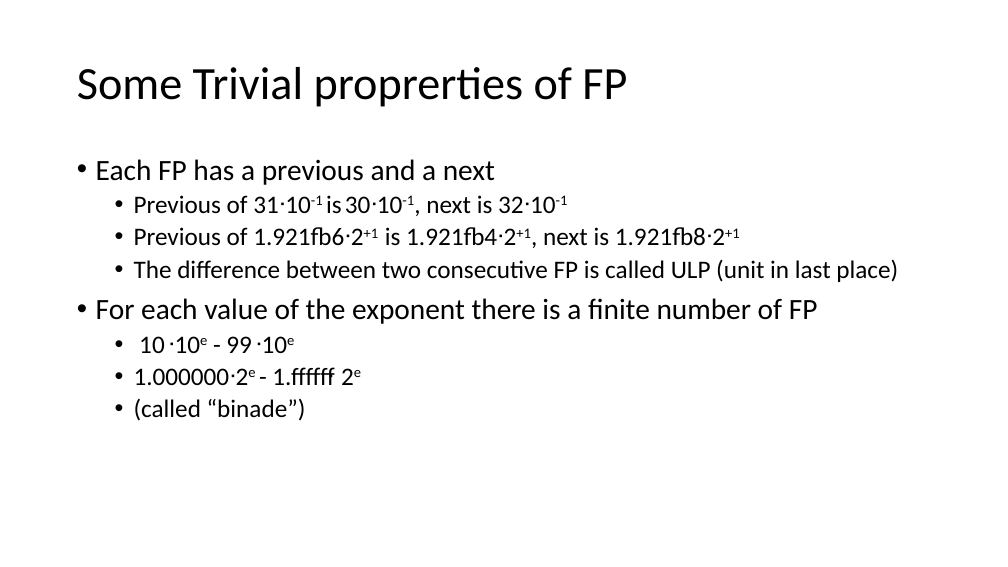
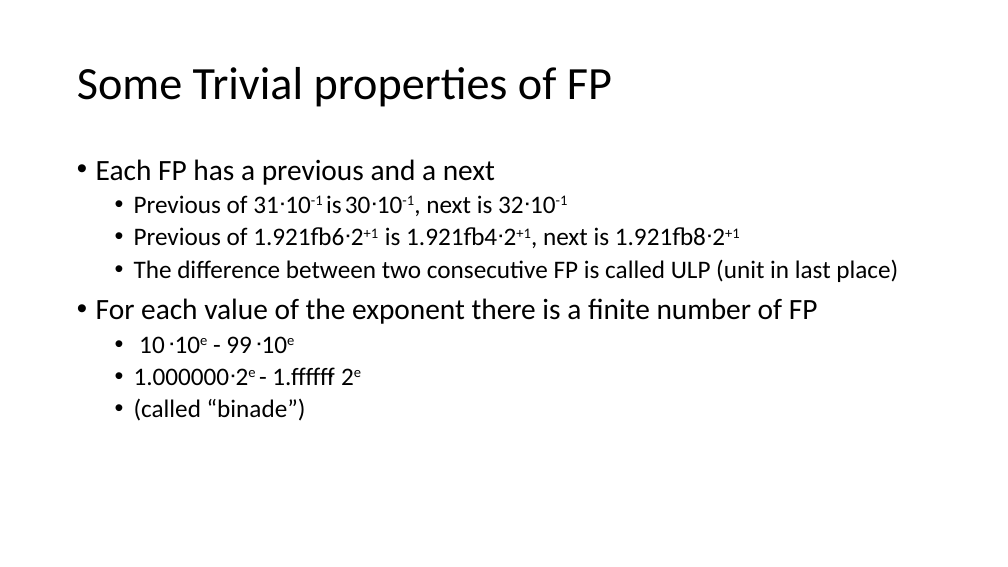
Before and after one commit to VinInn/FPCourse, a slide deck: slide 4 of Slides/FPforScientist.pptx (slide 3 before the commit). Drawn at 1008x567 pixels with LibreOffice and Linux fonts; fonts in the diff are those of the drawing. Boxes give left, top, right and bottom in pixels: in the first picture for what was removed or moved away, otherwise in the second. Text is boxed around its words. In the diff, an @@ line names an element or a change of style, - is before the commit and + after.

```diff
--- a/Slides/FPforScientist.pptx
+++ b/Slides/FPforScientist.pptx
@@ title at (77,67,612,107): text changed @@
-Some Trivial proprerties of FP
+Some Trivial properties of FP
```
Also in this commit, not shown: 1 slide added.
